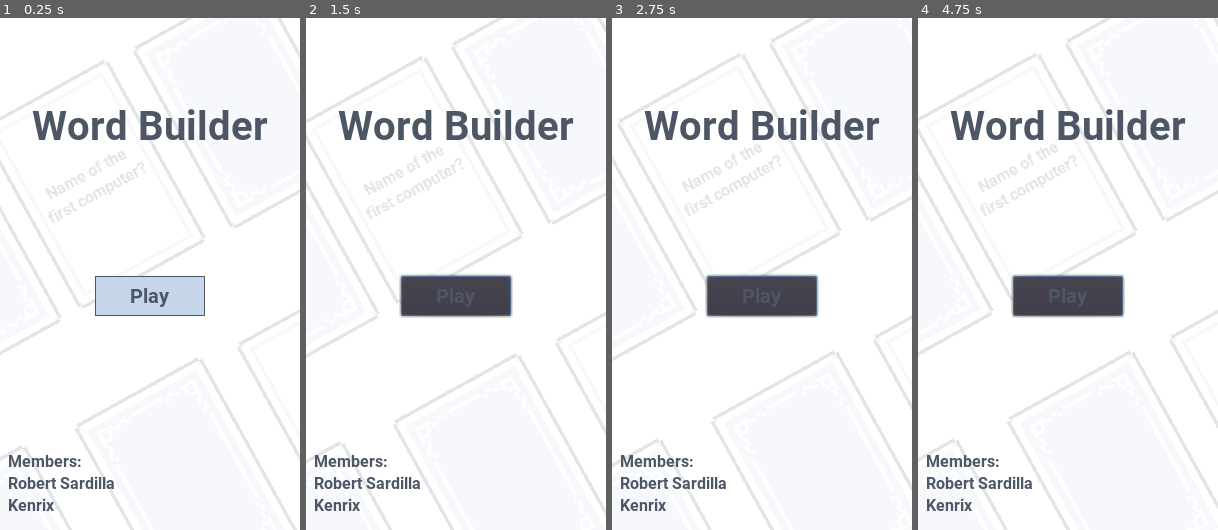
Above: before the commit, frames 1-4 (left to right).
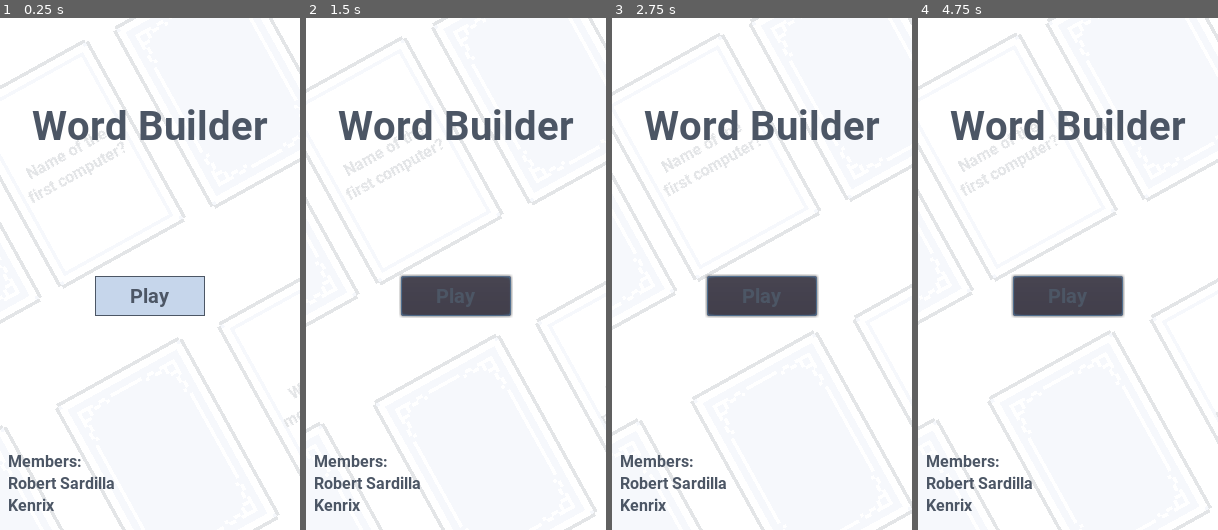
Above: after the commit, the same moments.

Repository: LoneDespair/comsci-card_game
Game: Godot game, scene res://src/main/main.tscn
Two runs of this game, one before a commit and one after it. Both use one fixed random seed, a clock stepped at 60 frames per second and the inputs below.
Inputs:
- Up to frame 1 (0.25 s): no input
- Up to frame 2 (1.5 s): click "Play" at 0.5 s; click "Play" at 1.25 s
- Up to frame 3 (2.75 s): click "Play" at 2 s
- Up to frame 4 (4.75 s): tap Enter at 3.5 s

The runs differ from the first frame. In frame 1, 8.2% of the frame differs, in the area x 0-100%, y 0-100%; in frame 2, 7.7%; in frame 3, 7.5%; in frame 4, 8.2%.

Commit message:
added music

Diff:
--- a/project.godot
+++ b/project.godot
@@ -10,11 +10,11 @@
 
 [application]
 
-config/name="adet_midterms"
+config/name="Word Builder"
 run/main_scene="res://src/main/main.tscn"
 boot_splash/show_image=false
 boot_splash/bg_color=Color( 1, 1, 1, 1 )
-config/icon="res://icon.png"
+config/icon="res://src/main/card_back.png"
 
 [display]
 
@@ -27,6 +27,7 @@
 [gui]
 
 theme/custom="res://src/main/default_theme.tres"
+common/snap_controls_to_pixels=false
 
 [input_devices]
 
--- a/src/main/main.tscn
+++ b/src/main/main.tscn
@@ -1,9 +1,10 @@
-[gd_scene load_steps=9 format=2]
+[gd_scene load_steps=10 format=2]
 
 [ext_resource path="res://src/main/scenes.gd" type="Script" id=1]
 [ext_resource path="res://src/main/card_empty.png" type="Texture" id=2]
 [ext_resource path="res://src/main/card_back.png" type="Texture" id=3]
 [ext_resource path="res://src/main/roboto-bold.ttf" type="DynamicFontData" id=4]
+[ext_resource path="res://src/main/rolemusic-la_calahorra.mp3" type="AudioStream" id=5]
 
 [sub_resource type="DynamicFont" id=3]
 size = 40
@@ -16,7 +17,7 @@
 [sub_resource type="Animation" id=1]
 length = 0.001
 tracks/0/type = "value"
-tracks/0/path = NodePath("background:rect_position")
+tracks/0/path = NodePath("background/background:rect_position")
 tracks/0/interp = 1
 tracks/0/loop_wrap = true
 tracks/0/imported = false
@@ -28,7 +29,7 @@
 "values": [ Vector2( 0, 0 ) ]
 }
 tracks/1/type = "bezier"
-tracks/1/path = NodePath("background:rect_position:x")
+tracks/1/path = NodePath("background/background:rect_position:x")
 tracks/1/interp = 1
 tracks/1/loop_wrap = true
 tracks/1/imported = false
@@ -38,7 +39,7 @@
 "times": PoolRealArray( 0 )
 }
 tracks/2/type = "bezier"
-tracks/2/path = NodePath("background:rect_position:y")
+tracks/2/path = NodePath("background/background:rect_position:y")
 tracks/2/interp = 1
 tracks/2/loop_wrap = true
 tracks/2/imported = false
@@ -65,7 +66,7 @@
 loop = true
 step = 0.25
 tracks/0/type = "value"
-tracks/0/path = NodePath("background:rect_position")
+tracks/0/path = NodePath("background/background:position")
 tracks/0/interp = 2
 tracks/0/loop_wrap = true
 tracks/0/imported = false
@@ -74,7 +75,7 @@
 "times": PoolRealArray( 0, 0.25, 0.5, 0.75, 1 ),
 "transitions": PoolRealArray( 1, 1, 1, 1, 1 ),
 "update": 0,
-"values": [ Vector2( 150, 256 ), Vector2( 176, 248 ), Vector2( 128, 256 ), Vector2( 88, 288 ), Vector2( 150, 256 ) ]
+"values": [ Vector2( 0, 0 ), Vector2( 26, -8 ), Vector2( -22, 0 ), Vector2( -62, 32 ), Vector2( 0, 0 ) ]
 }
 
 [node name="main" type="Node"]
@@ -107,66 +108,69 @@
 anchor_top = 0.5
 anchor_right = 0.5
 anchor_bottom = 0.5
-margin_left = -150.0
-margin_top = -256.0
-margin_right = -150.0
-margin_bottom = -256.0
-
-[node name="CardBack" type="Sprite" parent="menu/background"]
+margin_left = -20.0
+margin_top = -20.0
+margin_right = 20.0
+margin_bottom = 20.0
+
+[node name="background" type="Node2D" parent="menu/background"]
+position = Vector2( -34.9275, 18.7605 )
+
+[node name="CardBack" type="Sprite" parent="menu/background/background"]
 position = Vector2( -201.621, -9.61887 )
 rotation = -0.505746
 scale = Vector2( 3.47029, 3.47029 )
 texture = ExtResource( 3 )
 
-[node name="CardBack6" type="Sprite" parent="menu/background"]
+[node name="CardBack6" type="Sprite" parent="menu/background/background"]
 position = Vector2( -371.811, 80 )
 rotation = -0.505746
 scale = Vector2( 3.47029, 3.47029 )
 texture = ExtResource( 3 )
 
-[node name="CardBack5" type="Sprite" parent="menu/background"]
+[node name="CardBack5" type="Sprite" parent="menu/background/background"]
 position = Vector2( 36.1894, 208 )
 rotation = -0.505746
 scale = Vector2( 3.47029, 3.47029 )
 texture = ExtResource( 3 )
 
-[node name="CardBack8" type="Sprite" parent="menu/background"]
+[node name="CardBack8" type="Sprite" parent="menu/background/background"]
 position = Vector2( 364.189, 40 )
 rotation = -0.505746
 scale = Vector2( 3.47029, 3.47029 )
 texture = ExtResource( 3 )
 
-[node name="CardBack9" type="Sprite" parent="menu/background"]
+[node name="CardBack9" type="Sprite" parent="menu/background/background"]
 position = Vector2( -139.811, 296 )
 rotation = -0.505746
 scale = Vector2( 3.47029, 3.47029 )
 texture = ExtResource( 3 )
 
-[node name="CardBack2" type="Sprite" parent="menu/background"]
+[node name="CardBack2" type="Sprite" parent="menu/background/background"]
 position = Vector2( -57.6212, -89.6189 )
 rotation = -0.505746
 scale = Vector2( 3.47029, 3.47029 )
 texture = ExtResource( 2 )
 
-[node name="CardBack7" type="Sprite" parent="menu/background"]
+[node name="CardBack7" type="Sprite" parent="menu/background/background"]
 position = Vector2( 198.379, 126.381 )
 rotation = -0.505746
 scale = Vector2( 3.47029, 3.47029 )
 texture = ExtResource( 2 )
 
-[node name="CardBack3" type="Sprite" parent="menu/background"]
+[node name="CardBack3" type="Sprite" parent="menu/background/background"]
 position = Vector2( 94.3788, -169.619 )
 rotation = -0.505746
 scale = Vector2( 3.47029, 3.47029 )
 texture = ExtResource( 3 )
 
-[node name="CardBack4" type="Sprite" parent="menu/background"]
+[node name="CardBack4" type="Sprite" parent="menu/background/background"]
 position = Vector2( 246.379, -249.619 )
 rotation = -0.505746
 scale = Vector2( 3.47029, 3.47029 )
 texture = ExtResource( 3 )
 
-[node name="Label" type="Label" parent="menu/background"]
+[node name="Label" type="Label" parent="menu/background/background"]
 anchor_right = 1.0
 anchor_bottom = 1.0
 margin_left = -155.811
@@ -179,7 +183,7 @@
 valign = 1
 autowrap = true
 
-[node name="Label2" type="Label" parent="menu/background"]
+[node name="Label2" type="Label" parent="menu/background/background"]
 anchor_right = 1.0
 anchor_bottom = 1.0
 margin_left = 102.379
@@ -258,3 +262,7 @@
 
 [node name="scenes" type="Node" parent="."]
 script = ExtResource( 1 )
+
+[node name="AudioStreamPlayer" type="AudioStreamPlayer" parent="."]
+stream = ExtResource( 5 )
+autoplay = true
--- a/src/main/scenes.gd
+++ b/src/main/scenes.gd
@@ -2,6 +2,7 @@
 
 const PLAY := preload("res://src/play/play.tscn")
 
+#onready var
 onready var play_button := $"%play"
 onready var ui := $"../ui"
 
Not shown, added: src/main/rolemusic-la_calahorra.mp3.import
Not shown, added: src/main/rolemusic-la_calahorra.mp3
